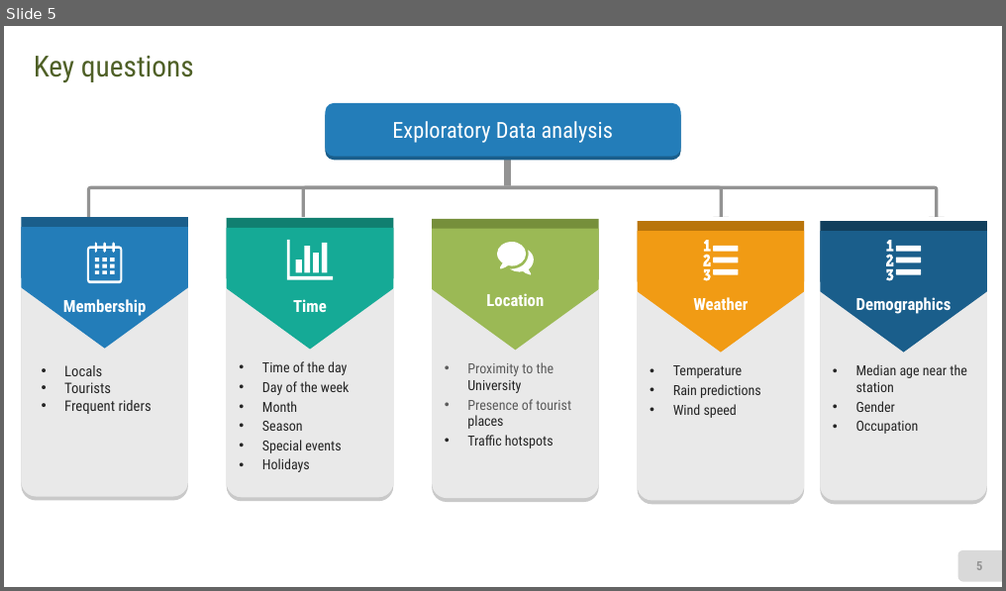
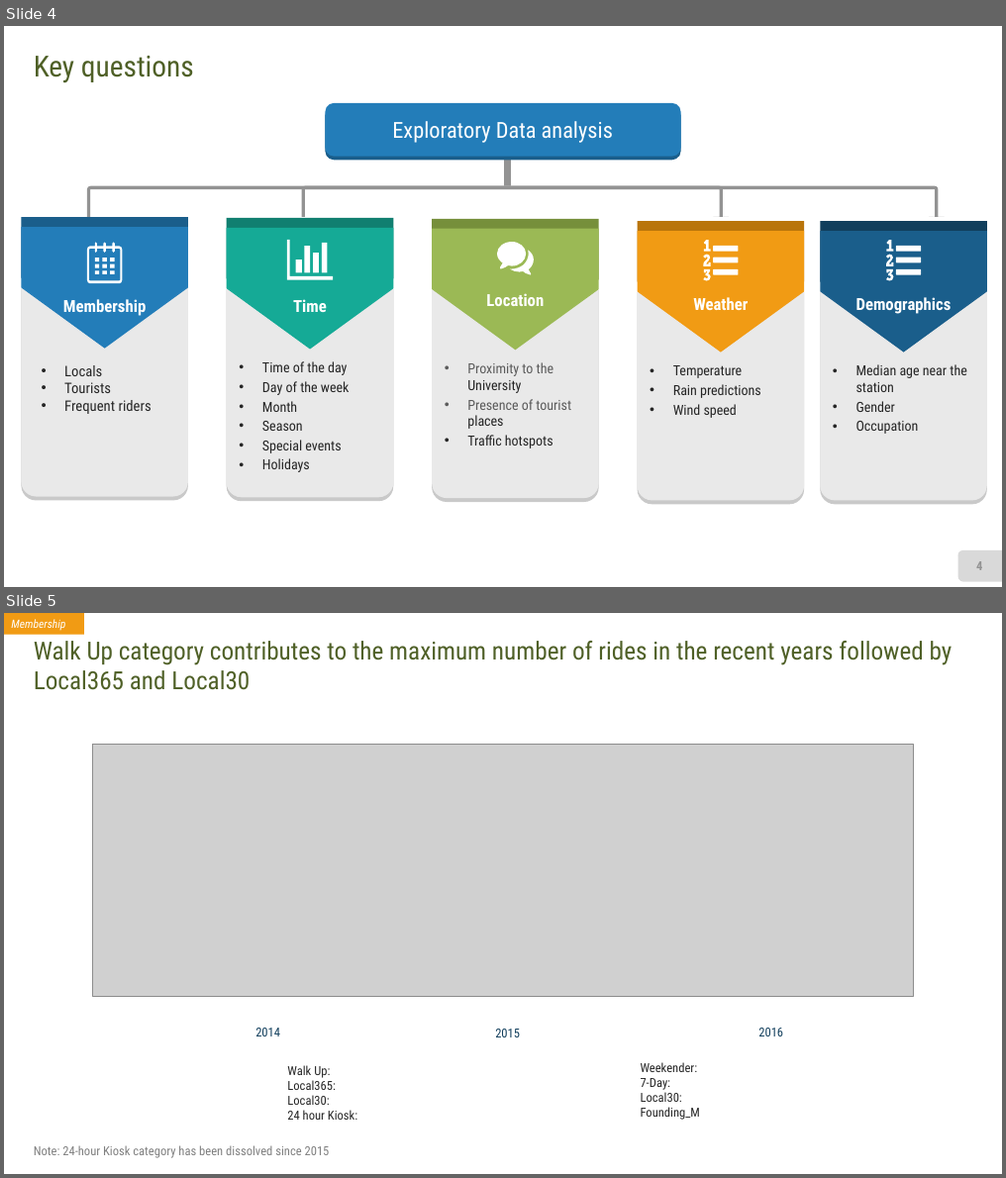
Before and after one commit to akhilesh-reddy/Strategy-consulting-for-bike-sharing, a slide deck: Group Project Final presentation.pptx. Shown one above the other, each under a label of ours: slide 5 before the commit, slides 4 and 5 after it. The pictures are 1006x591 and 1006x1178 pixels, drawn with LibreOffice and Linux fonts; fonts in the diff are those of the drawing; grey boxes stand for pictures. Boxes give left, top, right and bottom in pixels: in the first picture for what was removed or moved away, otherwise in the second. Text is boxed around its words. In the diff, an @@ line names an element or a change of style, - is before the commit and + after.

```diff
--- a/Group Project Final presentation.pptx
+++ b/Group Project Final presentation.pptx
@@ slide 5 added at [4, 613, 1002, 1174], background #FFFFFF @@
@@ rectangle added at [4, 613, 84, 635], fill #F19B14, 11 pt, text #FFFFFF, italic @@
+Membership
@@ text added at [34, 641, 952, 690], 24 pt, text #4F6027 @@
+Walk Up category contributes to the maximum number of rides in the recent years followed by Local365 and Local30
@@ picture added at [93, 745, 914, 997] @@
@@ text added at [255, 1028, 280, 1037], 12 pt, text #123E5C @@
+2014
@@ text added at [758, 1028, 783, 1037], 12 pt, text #123E5C @@
+2016
@@ text added at [495, 1029, 520, 1038], 12 pt, text #123E5C @@
+2015
@@ text added at [287, 1065, 357, 1120], 12 pt, text #262626 @@
+Walk Up:
+Local365:
+Local30:
+24 hour Kiosk:
@@ text added at [641, 1062, 700, 1120], 12 pt, text #262626 @@
+Weekender:
+7-Day:
+Local30:
+Founding_M
@@ text added at [34, 1146, 330, 1158], 12 pt, text #808080 @@
+Note: 24-hour Kiosk category has been dissolved since 2015
@@ what was slide 5 is now slide 4 @@
@@ page number at [976, 562, 982, 570]: text changed @@
-5
+4
```
Also in this commit, not shown: 9 other slides added, 10 slides removed.
